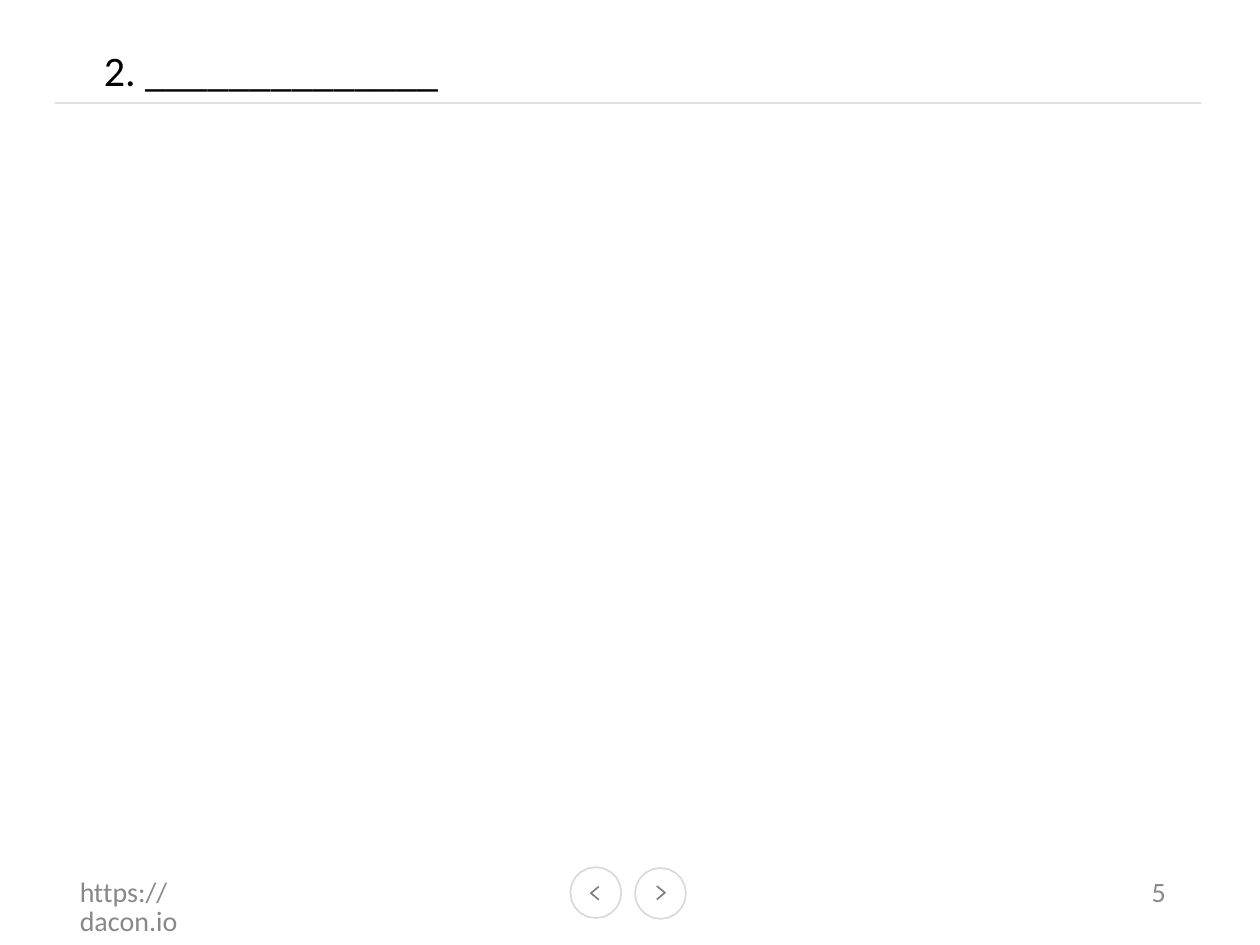
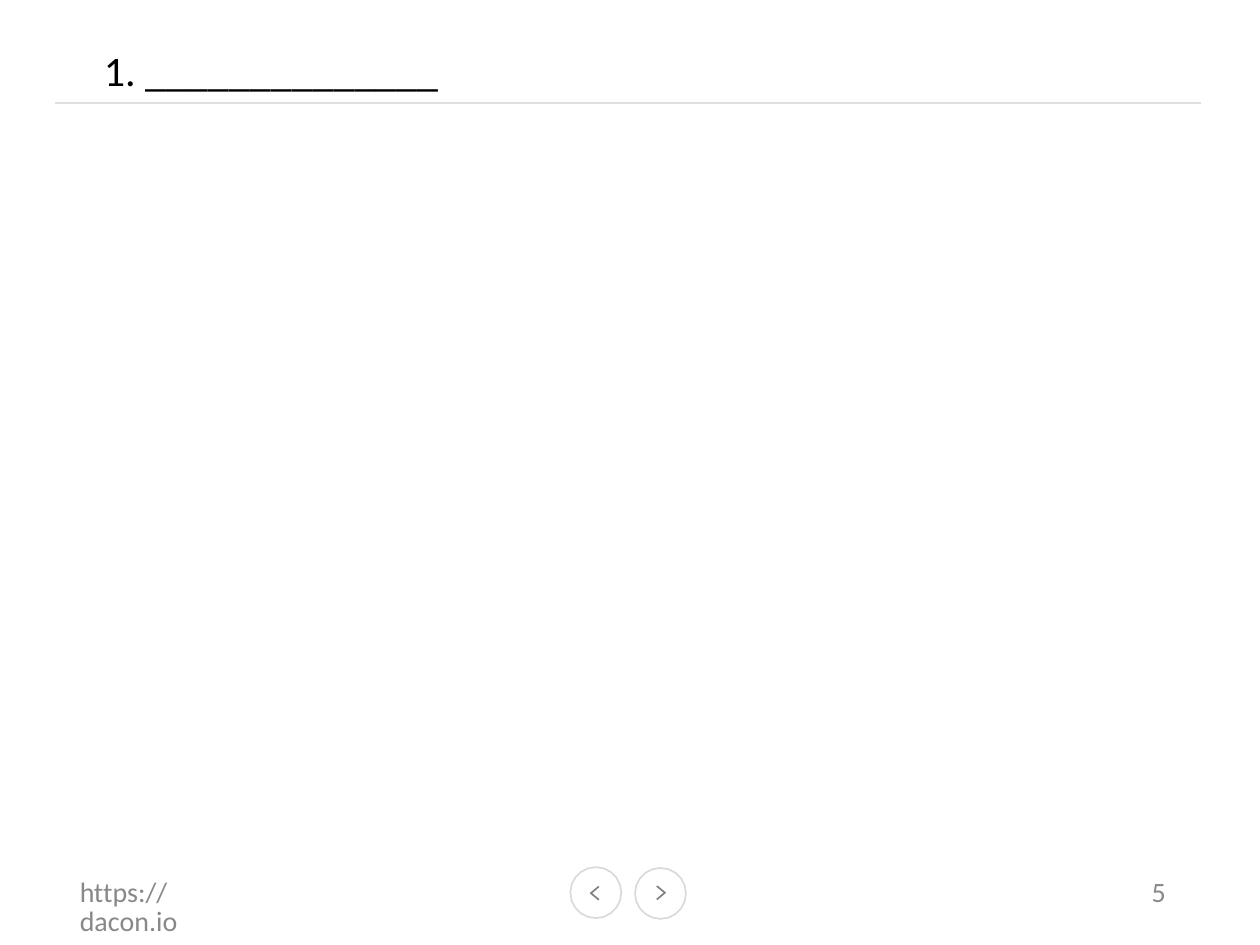
Before and after one commit to kongjeongbae/precipitation_prediction_using_satellite_observation_image, a slide deck: slide 5 of PPT_endgame.pptx. Drawn at 1260x945 pixels with LibreOffice and Linux fonts; fonts in the diff are those of the drawing; background and template pictures are left out. Boxes give left, top, right and bottom in pixels: in the first picture for what was removed or moved away, otherwise in the second. Text is boxed around its words. In the diff, an @@ line names an element or a change of style, - is before the commit and + after.

```diff
--- a/PPT_endgame.pptx
+++ b/PPT_endgame.pptx
@@ text at (x1=104, y1=59, x2=136, y2=87): text changed @@
-2. ______________
+1. ______________
```
Also in this commit, not shown: 4 slides added, 2 other files.
